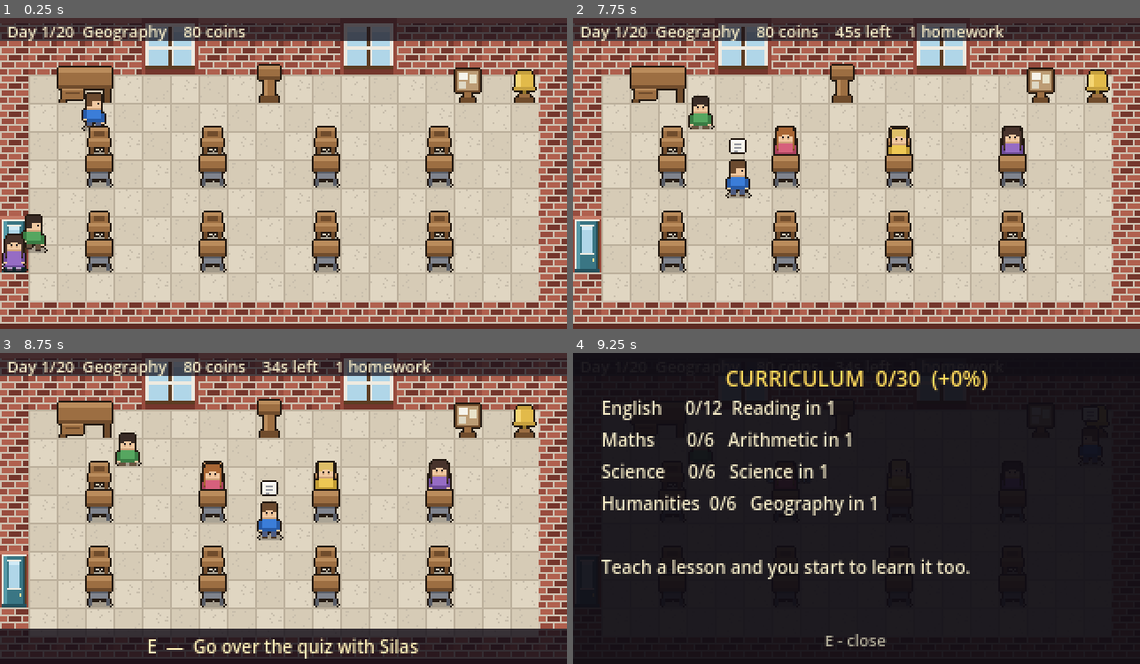
Above: before the commit, frames 1-4 (two rows, left to right).
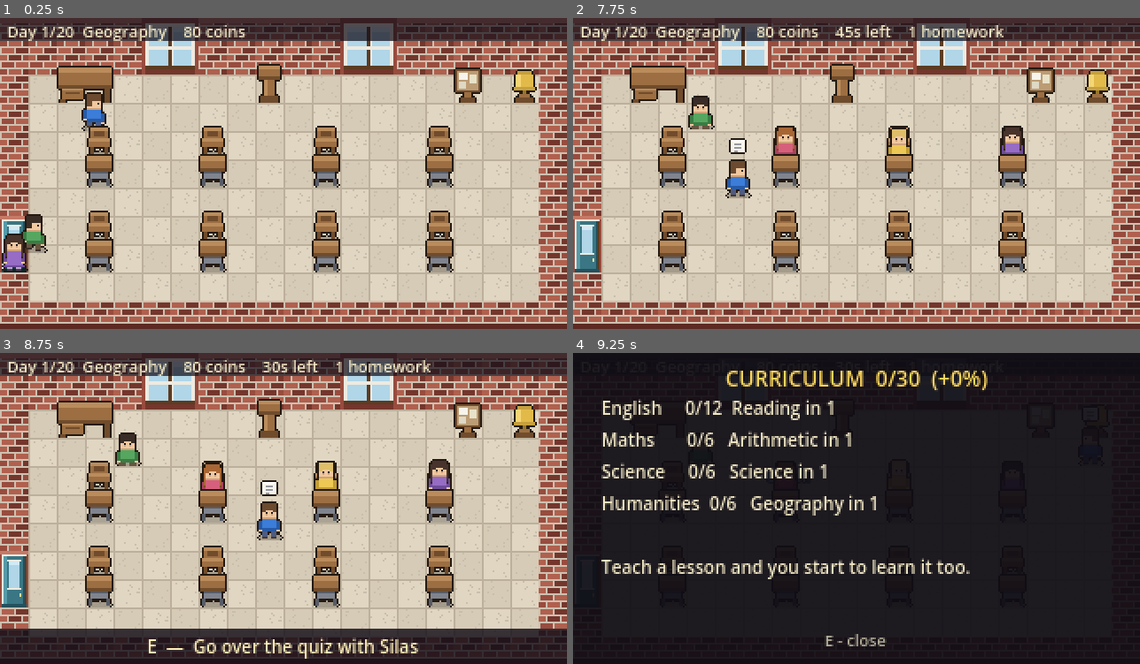
Above: after the commit, the same moments.

Repository: Mbottega16/EduSystem
Game: Godot game, scene res://tests/run.tscn
The game is run twice, just before and just after one commit, with the same random seed, the same clock (stepped at 60 frames per second) and the same inputs. This scene is started directly instead of the project's main scene.
Inputs:
- Up to frame 1 (0.25 s): no input
- Up to frame 2 (7.75 s): tap Enter at 0.5 s; hold D (move_right) 0.53-1.28 s; tap E (interact) at 0.6, 5.85 s; tap Space at 0.77, 1.52, 3.02, 3.77, 4.52, 6.02, 6.77, 7.52 s; hold S (move_down) 1.28-2.03 s; tap F (manage) at 1.35, 6.6 s; hold D (move_right) 2.03-2.78 s; hold Shift (sprint) 2.03-2.78 s; hold W (move_up) 2.78-3.53 s; tap J at 2.85 s; hold A (move_left) 3.53-5.03 s; tap C at 3.6 s; tap 1 at 4.35 s; hold S (move_down) 5.03-5.78 s; tap R at 5.1 s; hold D (move_right) 5.78-6.53 s; hold W (move_up) 6.53-7.28 s; hold D (move_right) from 7.28 s (still down); tap Shift (sprint) at 7.35 s
- Up to frame 3 (8.75 s): release D (move_right) at 8.03 s; hold S (move_down) from 8.03 s (still down); tap J at 8.1 s
- Up to frame 4 (9.25 s): release S (move_down) at 8.78 s; hold A (move_left) from 8.78 s (still down); tap C at 8.85 s; tap Space at 9.02 s

Frames 1-2 are identical in both runs. In frame 3, less than 0.1% of the frame differs, in the area x 47-50%, y 2-7%; in frame 4, less than 0.1%.

Commit message:
The simulator learns about the quiz, and finds two balance faults
The whole reason the term simulator exists is that unit tests cannot see a
system wired to nothing. It knew nothing about anything added this pass, so
it could not answer the one question the player faces every lesson: is
stopping for a quiz worth the seconds it costs?

'quizzer' is deliberately identical to 'good' -- same reaction time, same
collecting, same buying -- differing in exactly one decision.

It found two things.

FIRST: quizzing paid about TEN TIMES the coins at an identical grade. That
is not a decision, it is a formality. A quiz now costs 14 seconds of a
45-second lesson rather than 10.

SECOND, and worse: the concept bonus was lifting the FLOOR as hard as the
ceiling. A player who never helped anybody, never collected anything and
never bought a thing climbed from an E to a D across a term purely for
having stood at the podium while the lessons ran. Expertise should pay for
teaching, not for attendance -- so it now scales with how much of the lesson
the child actually got through, and a class you never went near gains
almost nothing from what you know. The suite asserts both halves of that.

A caveat is recorded in sim.gd rather than left to be rediscovered: 'good'
and 'quizzer' are NOT a controlled experiment. The quiz consumes rng draws
that 'good' never makes, so from the first quiz the two runs are on
different random sequences and part of any gap is simply that. Read the
columns as a direction. It is enough to catch a ten-fold edge; it is not
enough to tune a number to two significant figures, and raising the quiz
cost from 14 to 18 "improving" the result is exactly that noise.

Contract still C / C / A, and the policies still separate.

608 assertions.

Co-Authored-By: Claude Opus 5 <noreply@anthropic.com>

Diff:
--- a/data/balance.json
+++ b/data/balance.json
@@ -405,7 +405,7 @@
     "hold_grace_levels": 2
   },
   "concepts": {
-    "_note": "What knowing your material is worth. Small per concept and capped, because this is the difference between a teacher in their first term and one in their fifth -- not a substitute for the room or for turning up. It is a bonus that grows ACROSS runs of days, so the three-row contract (measured on day one, with nothing learned) is untouched by it.",
+    "_note": "What knowing your material is worth. It scales with how much of the lesson the child actually got through, so it rewards TEACHING rather than merely turning up: a class you never went near gains almost nothing from your expertise. Small per concept and capped, and worth zero on day one, which is what keeps the three-row contract unmoved.",
     "bonus": 0.012,
     "bonus_cap": 0.12
   },
@@ -421,9 +421,9 @@
     "seconds": 30.0
   },
   "quiz": {
-    "_note": "The in-lesson diagnostic. Carries NO direct gr …(201 unchanged characters)… ll lesson left to do something about it.",
+    "_note": "The in-lesson diagnostic. Carries NO direct gr …(201 unchanged characters)… ll lesson left to do something about it. It costs 14 of a 45-second lesson, raised from 10 after the term simulator showed quizzing paying about ten times the coins at an identical grade -- which is not a decision, it is a formality.",
     "questions": 4,
-    "seconds_cost": 10.0,
+    "seconds_cost": 14.0,
     "flag_below": 0.5,
     "retrieval_seconds": 1.5,
     "resolve_seconds": 6.0,
--- a/scripts/autoload/game.gd
+++ b/scripts/autoload/game.gd
@@ -738,10 +738,17 @@
 		if not s.verdict_was_right():
 			hw *= Balance.verdict_weight
 
-	# Knowing your material. Zero on day one -- which is why the three-row
-	# balance contract, measured on a fresh run, is unmoved by it.
-	return clampf(room_score(s.seat_index) + lesson + hw + concept_bonus(),
-		0.0, 1.0)
+	# Knowing your material, SCALED BY how much of the lesson they actually
+	# got through.
+	#
+	# As a flat bonus it lifted the floor as much as the ceiling: the term
+	# simulator showed a player who never helped anybody climbing from an E
+	# to a D purely for having stood at the podium. Expertise should pay for
+	# teaching, not for attendance -- so a child who did none of the work
+	# gains nothing from yours. Zero on day one either way, which is what
+	# keeps the three-row contract unmoved.
+	var expertise := concept_bonus() * s.work_fraction()
+	return clampf(room_score(s.seat_index) + lesson + hw + expertise, 0.0, 1.0)
 
 
 ## Close the lesson: everyone is graded, and it is recorded.
--- a/tests/run.gd
+++ b/tests/run.gd
@@ -1434,10 +1434,28 @@
 	# changed nothing were "the single clearest reason the learning system
 	# doesn't make sense". So this has to show up in a real grade.
 	var s0: StudentData = Game.roster[0]
+
+	# A child who has done none of the work gains NOTHING from your
+	# expertise. The term simulator caught this as a flat bonus: a player
+	# who never helped anybody climbed a whole letter grade over a term
+	# purely for having stood at the podium. Expertise pays for teaching,
+	# not for attendance.
+	var idle_before := Game.grade_for(s0)
+	for i in 30:
+		Game.record_taught(lid)
+	chk("expertise is worth nothing to a child who did no work",
+		is_equal_approx(Game.grade_for(s0), idle_before),
+		"%.3f -> %.3f" % [idle_before, Game.grade_for(s0)])
+
+	# ...but it shows up plainly in a child who did.
+	Game.concepts.clear()
+	s0.assign_work()
+	s0.work_timer = 0.0
+	s0.work_state = StudentData.Work.COLLECTED
 	var without := Game.grade_for(s0)
 	for i in 30:
 		Game.record_taught(lid)
-	chk("knowing your material shows up in what the class scores",
+	chk("knowing your material shows up in what a working class scores",
 		Game.grade_for(s0) > without,
 		"%.3f -> %.3f" % [without, Game.grade_for(s0)])
 
--- a/tools/sim.gd
+++ b/tools/sim.gd
@@ -24,15 +24,38 @@
 ##   good     — a realistic attentive player: a few seconds to walk over
 ##   lazy     — starts the lesson and wanders off
 ##   nobody   — never helps, never collects (the floor of the game)
-
-const POLICIES := ["ideal", "good", "lazy", "nobody"]
+##   quizzer  — exactly 'good', except it spends lesson seconds on a quiz
+##              and then goes over it with whoever it flags
+##
+## That last pair is the point: 'good' and 'quizzer' differ in ONE decision,
+## so the gap between their two rows is roughly what the quiz is worth.
+##
+## READ IT AS A DIRECTION, NOT A MEASUREMENT. The quiz consumes rng draws
+## that 'good' never makes, so from the first quiz onward the two runs are
+## on different random sequences and part of any gap is simply that. It is
+## enough to answer "is this worth doing at all" -- it was paying about ten
+## times the coins at an identical grade, which is why a quiz now costs 14
+## seconds of a 45-second lesson rather than 10 -- but do not tune a number
+## to two significant figures against it.
+
+const POLICIES := ["ideal", "good", "lazy", "nobody", "quizzer"]
 
 ## How long the player takes to notice and walk to a stuck student.
-const REACTION := {"ideal": 0.5, "good": 4.0, "lazy": 15.0, "nobody": 999.0}
+const REACTION := {
+	"ideal": 0.5, "good": 4.0, "lazy": 15.0, "nobody": 999.0, "quizzer": 4.0}
 ## Whether they bother picking the finished work up.
-const COLLECTS := {"ideal": true, "good": true, "lazy": false, "nobody": false}
+const COLLECTS := {
+	"ideal": true, "good": true, "lazy": false, "nobody": false, "quizzer": true}
 ## Coins they will spend on furniture at the end of a day.
-const BUYS := {"ideal": true, "good": true, "lazy": true, "nobody": false}
+const BUYS := {
+	"ideal": true, "good": true, "lazy": true, "nobody": false, "quizzer": true}
+## Whether they stop the lesson for a quiz.
+const QUIZZES := {
+	"ideal": false, "good": false, "lazy": false, "nobody": false,
+	"quizzer": true}
+## How far into the lesson the quiz is called. Early enough that there is
+## still time to act on it, which is the entire argument for the instrument.
+const QUIZ_AT := 0.25
 
 const DT := 1.0 / 60.0
 
@@ -104,12 +127,26 @@
 func _play_day(policy: String) -> Dictionary:
 	var reaction: float = REACTION[policy]
 	var stuck_since := {}
+	var flagged_since := {}
 	for s: StudentData in Game.roster:
 		s.assign_work()
 
+	# The quiz is PAID FOR out of the lesson, so the clock it runs against
+	# shortens. Charging it anywhere else would make it free, and a free
+	# diagnostic is not a decision.
+	Game.quiz_done = false
+	var lesson_len := Balance.lesson_seconds
+	var quiz_at: float = lesson_len * QUIZ_AT if QUIZZES[policy] else -1.0
+	var flagged_total := 0
+	var resolved := 0
+
 	var t := 0.0
-	while t < Balance.lesson_seconds:
+	while t < lesson_len:
 		t += DT
+		if quiz_at > 0.0 and not Game.quiz_done and t >= quiz_at:
+			var result := Game.run_quiz()
+			flagged_total = int(result.get("flagged", 0))
+			lesson_len -= Balance.quiz_seconds_cost
 		for s: StudentData in Game.roster:
 			s.tick_work(DT, Game.rng)
 			if s.is_struggling():
@@ -120,6 +157,16 @@
 					stuck_since.erase(s.id)
 			else:
 				stuck_since.erase(s.id)
+				# Going over the quiz only ever happens to someone who is
+				# NOT currently stuck: a frozen work timer outranks it, the
+				# same priority the desk itself applies.
+				if s.quiz_flagged:
+					if not flagged_since.has(s.id):
+						flagged_since[s.id] = t
+					elif t - float(flagged_since[s.id]) >= reaction:
+						if s.resolve_quiz():
+							resolved += 1
+						flagged_since.erase(s.id)
 
 	var still := 0
 	for s: StudentData in Game.roster:
@@ -134,7 +181,7 @@
 
 	Game.grade_class()
 	Game.assign_homework()
-	return {"still_stuck": still}
+	return {"still_stuck": still, "flagged": flagged_total, "resolved": resolved}
 
 
 ## Buy the item with the best bonus-per-coin that we can afford and that
